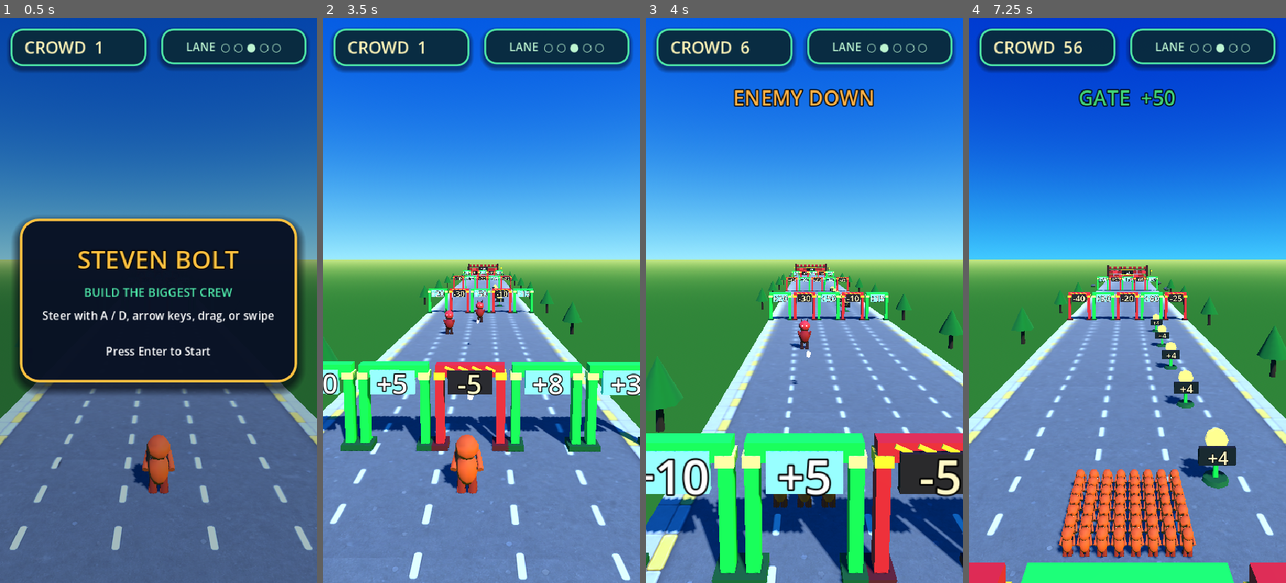
Above: before the commit, frames 1-4 (left to right).
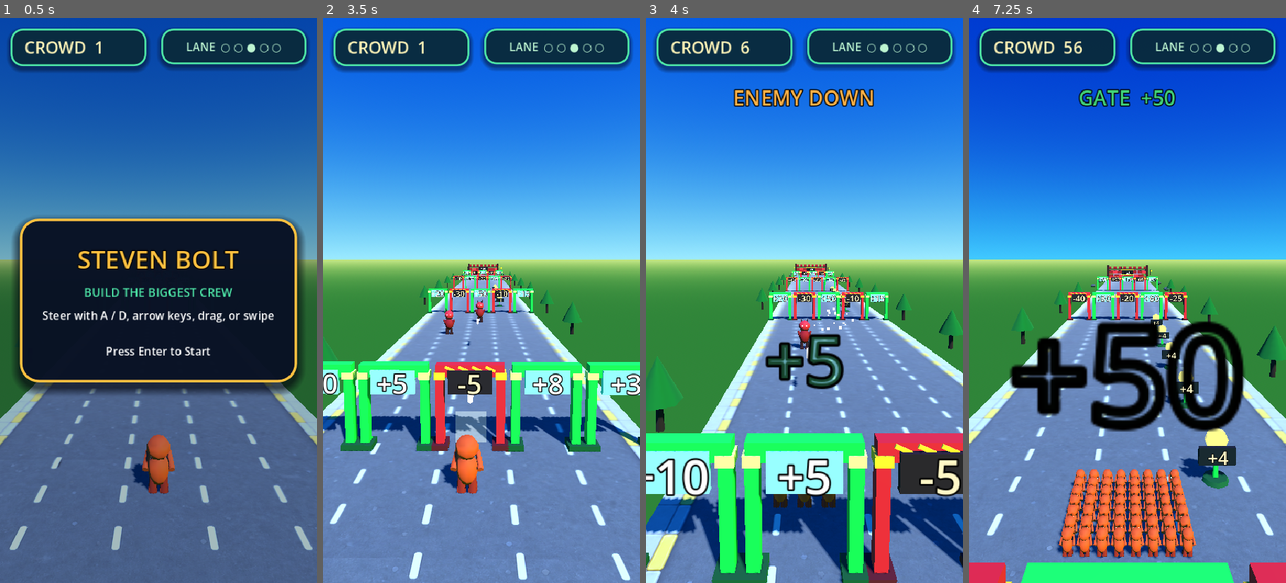
Above: after the commit, the same moments.

Repository: hobsojam/steven-bolt
Game: Godot game, scene res://scenes/main.tscn
The game is run twice, just before and just after one commit, with the same random seed, the same clock (stepped at 60 frames per second) and the same inputs.
Inputs (mouse positions are in pixels of both pictures, inside the frame that each line leads up to):
- Up to frame 1 (0.5 s): no input
- Up to frame 2 (3.5 s): tap Enter (ui_accept) at 0.5, 0.77 s; move the mouse to (551, 272) at 0.52 s; hold Right (lane_right) 0.53-1.25 s; click (551, 272) at 0.67 s; drag from (418, 328) to (465, 413) at 1.27 s; move the mouse to (513, 176) at 2.02 s; hold Right (lane_right) 2.03-2.75 s; drag from (465, 413) to (386, 215) at 2.77 s
- Up to frame 3 (4 s): move the mouse to (899, 385) at 3.52 s; hold Left (lane_left) from 3.53 s (still down); tap Enter (ui_accept) at 3.77 s
- Up to frame 4 (7.25 s): release Left (lane_left) at 4.25 s; drag from (1032, 215) to (1079, 159) at 4.27 s; move the mouse to (1143, 300) at 5.02 s; hold Left (lane_left) 5.03-5.75 s; click (1143, 300) at 5.17 s; drag from (1079, 159) to (1064, 328) at 5.77 s; move the mouse to (1197, 272) at 6.52 s; hold Right (lane_right) from 6.53 s (still down); tap Enter (ui_accept) at 6.77 s

Frame 1 is identical in both runs. In frame 2, 0.5% of the frame differs, in the area x 40-52%, y 53-76%; in frame 3, 1.3%; in frame 4, 8.2%, in the area x 12-88%, y 53-74%.

Commit message:
Game-feel pass 1/3: combat and gate juice (#32)
Code-only VFX so firing, hits, deaths, and gate passes read as impactful
instead of meshes blinking out of existence.

- scripts/vfx.gd: shared, self-freeing spark helpers. CPUParticles3D
  bursts and unshaded additive quads rather than GPU particles / the
  renderer's glow pass, since the project runs the GL Compatibility
  renderer where screen-space glow is unavailable - additive blend on a
  bright emissive material is what makes them "glow".
- Contact bursts + death pops: enemy_wave_visual detects each alive->dead
  transition and plays a spark burst plus a quick scale-to-zero on the
  model instead of snapping visible=false. rival_crowd_visual (hordes)
  emits a throttled "shredding line" of bursts along the mass's front
  face while its count falls.
- Muzzle flashes: new crowd_muzzle_flash node under CrowdController
  listens for the run controller's &"shot" feedback and scatters brief
  flashes across the crowd's actual rendered front-edge width (same span
  the runtimes use for bullet origins). Wired into main.tscn.
- Tracers: bullet instances are stretched along the track axis in both
  encounter visuals so they read as streaks, not dots.
- Gate punch: gate_row now tracks the crowd crossing its row and, once,
  squash-punches the lane actually run through and floats a rising,
  fading +N / -N number in gate-green / gate-red.
- game_hud: the breach/damage screen flash is a touch stronger and
  snappier than the other feedback flashes.

Pure gameplay logic (runtimes, run_rules, combat_rules) untouched; all
VFX is driven off existing signals and the visuals' own _process. Full
headless suite green, gdlint clean, and a full-level headless run under
the real main loop exercises every new _process/_ready path (bursts,
flashes, gate punches, tween + particle self-cleanup) with no errors,
warnings, or leaked instances.

Co-Authored-By: Claude Sonnet 5 <noreply@anthropic.com>
Claude-Session: https://claude.ai/code/session_017m3eYGUxbQus8D5C5bJcB8

Diff:
--- a/scenes/main.tscn
+++ b/scenes/main.tscn
@@ -9,6 +9,7 @@
 [ext_resource type="Theme" path="res://assets/themes/game_theme.tres" id="7_theme"]
 [ext_resource type="Script" path="res://scripts/feedback_audio.gd" id="8_audio"]
 [ext_resource type="Script" path="res://scripts/environment_controller.gd" id="9_env"]
+[ext_resource type="Script" path="res://scripts/crowd_muzzle_flash.gd" id="10_muzzle"]
 
 [sub_resource type="PlaneMesh" id="PlaneMesh_track"]
 size = Vector2(8, 180)
@@ -95,6 +96,9 @@
 [node name="MultiMeshInstance3D" type="MultiMeshInstance3D" parent="CrowdController/CrowdVisual"]
 multimesh = SubResource("MultiMesh_crowd")
 
+[node name="MuzzleFlash" type="Node3D" parent="CrowdController"]
+script = ExtResource("10_muzzle")
+
 [node name="ChaseCamera" type="Camera3D" parent="."]
 position = Vector3(0, 4, 6)
 current = true
--- /dev/null
+++ b/scripts/crowd_muzzle_flash.gd
@@ -0,0 +1,39 @@
+extends Node3D
+
+# Spawns brief muzzle flashes along the crowd's front edge whenever a
+# volley is fired. Decoupled from the encounter visuals: it just listens
+# for the run controller's &"shot" feedback (the crowd is always the
+# shooter, whatever it is shooting at) and scatters the flashes across the
+# crowd's actual rendered front-edge width, matching where
+# enemy_wave_runtime / rival_crowd_runtime place the bullet origins.
+
+const RunRules := preload("res://scripts/run_rules.gd")
+const Vfx := preload("res://scripts/vfx.gd")
+
+const MAX_FLASHES_PER_VOLLEY := 6
+const FLASH_SIZE := 0.5
+const FLASH_LIFETIME := 0.09
+const FLASH_HEIGHT := 1.0
+const FLASH_FORWARD := -0.35
+
+@onready var _crowd = get_parent()
+@onready var _run = get_node("../..")
+
+
+func _ready() -> void:
+	_run.feedback_requested.connect(_on_feedback_requested)
+
+
+func _on_feedback_requested(kind: StringName, amount: int) -> void:
+	if kind != &"shot":
+		return
+	var half_width: float = maxf(RunRules.crowd_front_edge_half_width(_crowd.crowd_count), 0.25)
+	for _i in clampi(amount, 1, MAX_FLASHES_PER_VOLLEY):
+		var offset_x: float = randf_range(-half_width, half_width)
+		Vfx.spawn_flash(
+			self,
+			Vector3(offset_x, FLASH_HEIGHT, FLASH_FORWARD),
+			Vfx.MUZZLE_COLOR,
+			FLASH_SIZE,
+			FLASH_LIFETIME
+		)
--- a/scripts/enemy_wave_visual.gd
+++ b/scripts/enemy_wave_visual.gd
@@ -1,12 +1,18 @@
 extends Node3D
 
 const RunRules := preload("res://scripts/run_rules.gd")
+const Vfx := preload("res://scripts/vfx.gd")
 const EnemyModel := preload("res://assets/models/enemy.glb")
 const BulletModel := preload("res://assets/models/bullet.glb")
+
+# Bullets are short bright bolts; stretching the instance along the track
+# axis turns them into tracer streaks instead of round dots.
+const TRACER_STRETCH := 3.0
 
 var runtime
 
 var _enemy_nodes: Array[Node3D] = []
+var _enemy_alive: Array[bool] = []
 var _bullet_container: Node3D
 
 
@@ -19,15 +25,32 @@
 	add_child(_bullet_container)
 	for enemy in runtime.enemies:
 		_enemy_nodes.append(_spawn_enemy_visual(enemy))
+		_enemy_alive.append(true)
 
 
 func _process(_delta: float) -> void:
 	for i in runtime.enemies.size():
-		_enemy_nodes[i].visible = runtime.enemies[i]["alive"]
+		var alive: bool = runtime.enemies[i]["alive"]
+		if alive:
+			_enemy_nodes[i].visible = true
+		elif _enemy_alive[i]:
+			# alive -> dead this frame (shot down or breached): play it out
+			# rather than snapping the model to invisible.
+			_enemy_alive[i] = false
+			_play_death(i)
 	for child in _bullet_container.get_children():
 		child.queue_free()
 	for bullet in runtime.bullets:
 		_bullet_container.add_child(_spawn_bullet_visual(bullet))
+
+
+func _play_death(index: int) -> void:
+	var node: Node3D = _enemy_nodes[index]
+	Vfx.spawn_burst(self, node.position + Vector3(0.0, 0.7, 0.0), Vfx.KILL_COLOR, 16, 4.5)
+	var tween := node.create_tween()
+	tween.set_trans(Tween.TRANS_BACK).set_ease(Tween.EASE_IN)
+	tween.tween_property(node, "scale", Vector3.ZERO, 0.14)
+	tween.tween_callback(node.hide)
 
 
 func _spawn_enemy_visual(enemy: Dictionary) -> Node3D:
@@ -42,4 +65,5 @@
 	model.position = Vector3(
 		RunRules.lane_x(bullet["lane"]) + bullet["offset"], bullet["height"], -bullet["distance"]
 	)
+	model.scale = Vector3(1.0, 1.0, TRACER_STRETCH)
 	return model
--- a/scripts/game_hud.gd
+++ b/scripts/game_hud.gd
@@ -138,7 +138,9 @@
 	_pending_damage = 0
 	_damage_feedback_cooldown = DAMAGE_FEEDBACK_INTERVAL
 	_audio.play_feedback(&"damage")
-	_show_feedback("CROWD  -%d" % amount, LOSS_COLOR, 0.16)
+	# A snappier full-screen hit than the other feedback flashes - a breach
+	# is the one event that costs the player units without their input.
+	_show_feedback("CROWD  -%d" % amount, LOSS_COLOR, 0.24)
 	_pulse_count(LOSS_COLOR)
 
 
--- a/scripts/gate_row.gd
+++ b/scripts/gate_row.gd
@@ -4,14 +4,66 @@
 const PositiveGateModel := preload("res://assets/models/gate_positive.glb")
 const NegativeGateModel := preload("res://assets/models/gate_negative.glb")
 
+const GAIN_COLOR := Color("42d67b")
+const LOSS_COLOR := Color("eb4d5c")
+
+var _entry: Dictionary = {}
+var _gate_nodes: Array[Node3D] = []
+var _crowd: Node3D = null
+var _punched: bool = false
+
 
 func setup(entry: Dictionary) -> void:
+	_entry = entry
 	position = Vector3(0.0, 0.0, -entry["distance"])
 	var lanes: Array = entry["lanes"]
 	for lane_index in lanes.size():
 		var lane_data: Dictionary = lanes[lane_index]
-		add_child(_build_gate(lane_index, lane_data))
+		var gate := _build_gate(lane_index, lane_data)
+		_gate_nodes.append(gate)
+		add_child(gate)
 		add_child(_build_label(lane_index, lane_data))
+
+
+func _ready() -> void:
+	_crowd = get_node_or_null("../CrowdController")
+
+
+func _process(_delta: float) -> void:
+	# Punch the lane the crowd actually ran through, once, as it crosses.
+	if _punched or _crowd == null:
+		return
+	if _crowd.global_position.z <= global_position.z:
+		_punched = true
+		_punch_lane(_crowd.current_lane)
+
+
+func _punch_lane(lane_index: int) -> void:
+	if lane_index < 0 or lane_index >= _gate_nodes.size():
+		return
+	var gate: Node3D = _gate_nodes[lane_index]
+	gate.scale = Vector3(1.18, 0.86, 1.18)
+	var tween := gate.create_tween()
+	tween.set_trans(Tween.TRANS_BACK).set_ease(Tween.EASE_OUT)
+	tween.tween_property(gate, "scale", Vector3.ONE, 0.24)
+	_float_number(lane_index, _entry["lanes"][lane_index])
+
+
+func _float_number(lane_index: int, lane_data: Dictionary) -> void:
+	var label := Label3D.new()
+	label.text = "%s%d" % [lane_data["op"], lane_data["value"]]
+	label.font_size = 64
+	label.pixel_size = 0.012
+	label.billboard = BaseMaterial3D.BILLBOARD_ENABLED
+	label.outline_size = 10
+	label.modulate = GAIN_COLOR if lane_data["op"] == "+" else LOSS_COLOR
+	label.position = Vector3(RunRules.lane_x(lane_index), 1.8, 0.3)
+	add_child(label)
+	var tween := label.create_tween()
+	tween.set_trans(Tween.TRANS_QUAD).set_ease(Tween.EASE_OUT)
+	tween.tween_property(label, "position:y", 3.4, 0.6)
+	tween.parallel().tween_property(label, "modulate:a", 0.0, 0.6)
+	tween.tween_callback(label.queue_free)
 
 
 func _build_gate(lane_index: int, lane_data: Dictionary) -> Node3D:
--- a/scripts/rival_crowd_visual.gd
+++ b/scripts/rival_crowd_visual.gd
@@ -1,7 +1,14 @@
 extends Node3D
 
 const RunRules := preload("res://scripts/run_rules.gd")
+const Vfx := preload("res://scripts/vfx.gd")
 const BulletModel := preload("res://assets/models/bullet.glb")
+
+# Cadence for the "shredding line" - one spark burst per this many
+# seconds while the mass is losing units, so a fast attrition tick doesn't
+# spawn a burst every frame.
+const SHRED_INTERVAL := 0.06
+const TRACER_STRETCH := 3.0
 
 var runtime
 var _model: PackedScene
@@ -9,6 +16,8 @@
 var _face_player: bool
 
 var _last_count: int = -1
+var _shred_seen_count: int = -1
+var _shred_cooldown: float = 0.0
 var _multimesh_instance: MultiMeshInstance3D
 var _bullet_container: Node3D
 
@@ -45,12 +54,37 @@
 	add_child(_bullet_container)
 
 
-func _process(_delta: float) -> void:
+func _process(delta: float) -> void:
 	var count: int = runtime.rival_count
 	if count != _last_count:
 		_last_count = count
 		_rebuild(count)
 	_refresh_bullets()
+	_emit_shred(count, delta)
+
+
+func _emit_shred(count: int, delta: float) -> void:
+	_shred_cooldown = maxf(_shred_cooldown - delta, 0.0)
+	if _shred_seen_count < 0:
+		_shred_seen_count = count
+		return
+	if count >= _shred_seen_count:
+		return
+	var lost: int = _shred_seen_count - count
+	_shred_seen_count = count
+	if _shred_cooldown > 0.0:
+		return
+	_shred_cooldown = SHRED_INTERVAL
+	# The mass's layout starts at local z = 0 and extends back, so z = 0 is
+	# the face turned toward the player - where fire is landing.
+	var half_width: float = maxf(RunRules.crowd_front_edge_half_width(count), 0.4)
+	Vfx.spawn_burst(
+		self,
+		Vector3(randf_range(-half_width, half_width), 1.0, 0.0),
+		Vfx.KILL_COLOR,
+		clampi(lost * 3, 8, 26),
+		3.5
+	)
 
 
 func _refresh_bullets() -> void:
@@ -65,6 +99,7 @@
 		# the parent's own offset subtracted back out to land at the
 		# intended world position instead of stacking on top of it.
 		model.position = Vector3(bullet["offset"], bullet["height"], -bullet["distance"] - position.z)
+		model.scale = Vector3(1.0, 1.0, TRACER_STRETCH)
 		_bullet_container.add_child(model)
 
 
--- /dev/null
+++ b/scripts/vfx.gd
@@ -0,0 +1,72 @@
+extends RefCounted
+
+# Cheap, self-freeing combat VFX helpers. Deliberately built from code
+# (CPUParticles3D + unshaded additive quads) rather than authored particle
+# scenes or the renderer's glow pass: the project targets the GL
+# Compatibility renderer, where screen-space glow/SSAO are unavailable, so
+# "it glows" has to come from additive blending on a bright emissive
+# material instead.
+#
+# Every spawned node parents itself under the caller and queues itself
+# free when its animation finishes, so callers fire-and-forget.
+
+const KILL_COLOR := Color("fff2a0")  # warm white-yellow, the reference's "shred" spark
+const MUZZLE_COLOR := Color("fff3b0")
+
+
+static func spawn_burst(
+	parent: Node3D, local_position: Vector3, color: Color, amount: int, speed: float
+) -> void:
+	var burst := CPUParticles3D.new()
+	burst.position = local_position
+	burst.emitting = false
+	burst.one_shot = true
+	burst.explosiveness = 1.0
+	burst.amount = maxi(amount, 1)
+	burst.lifetime = 0.38
+	burst.direction = Vector3.UP
+	burst.spread = 180.0
+	burst.initial_velocity_min = speed * 0.35
+	burst.initial_velocity_max = speed
+	burst.gravity = Vector3(0.0, -7.0, 0.0)
+	burst.scale_amount_min = 0.12
+	burst.scale_amount_max = 0.34
+	var mesh := QuadMesh.new()
+	mesh.size = Vector2(0.5, 0.5)
+	mesh.material = _spark_material(color)
+	burst.mesh = mesh
+	parent.add_child(burst)
+	burst.emitting = true
+	burst.finished.connect(burst.queue_free)
+
+
+static func spawn_flash(
+	parent: Node3D, local_position: Vector3, color: Color, size: float, lifetime: float
+) -> void:
+	var flash := MeshInstance3D.new()
+	var mesh := QuadMesh.new()
+	mesh.size = Vector2(size, size)
+	flash.mesh = mesh
+	var material := _spark_material(color)
+	material.billboard_mode = BaseMaterial3D.BILLBOARD_ENABLED
+	flash.material_override = material
+	flash.position = local_position
+	flash.scale = Vector3.ONE * 0.4
+	parent.add_child(flash)
+	var tween := flash.create_tween()
+	tween.tween_property(flash, "scale", Vector3.ONE * 1.35, lifetime)
+	tween.parallel().tween_property(material, "albedo_color:a", 0.0, lifetime)
+	tween.tween_callback(flash.queue_free)
+
+
+static func _spark_material(color: Color) -> StandardMaterial3D:
+	var material := StandardMaterial3D.new()
+	material.shading_mode = BaseMaterial3D.SHADING_MODE_UNSHADED
+	# Hex colours are authored sRGB; albedo is a linear-space property
+	# (same convention as enemy_wave_visual.gd / ART_SPEC.md).
+	material.albedo_color = color.srgb_to_linear()
+	material.transparency = BaseMaterial3D.TRANSPARENCY_ALPHA
+	material.blend_mode = BaseMaterial3D.BLEND_MODE_ADD
+	material.billboard_mode = BaseMaterial3D.BILLBOARD_PARTICLES
+	material.billboard_keep_scale = true
+	return material
Not shown: 1 places in scenes/main.tscn that only renumber resources
Not shown, added: scripts/crowd_muzzle_flash.gd.uid
Not shown, added: scripts/vfx.gd.uid
